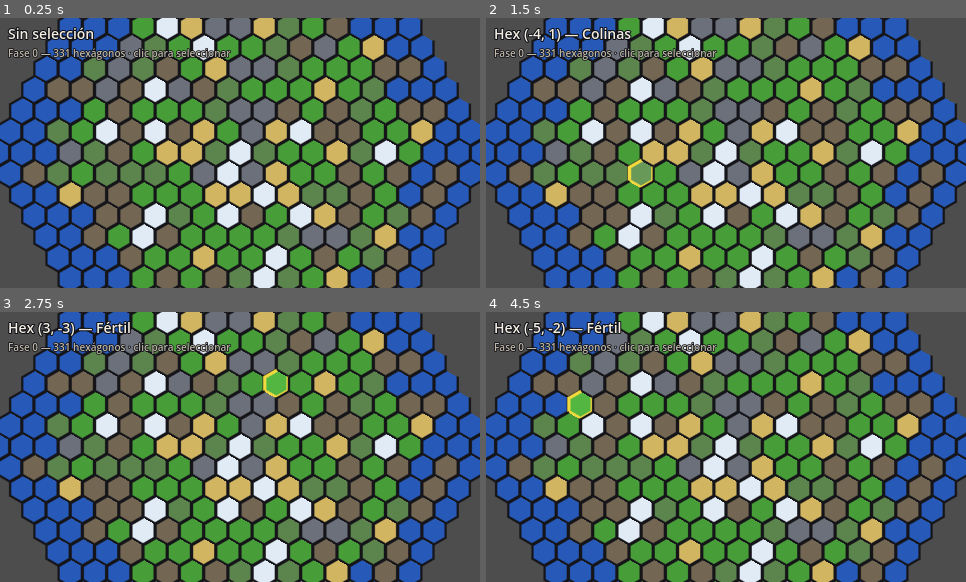
Above: before the commit, frames 1-4 (two rows, left to right).
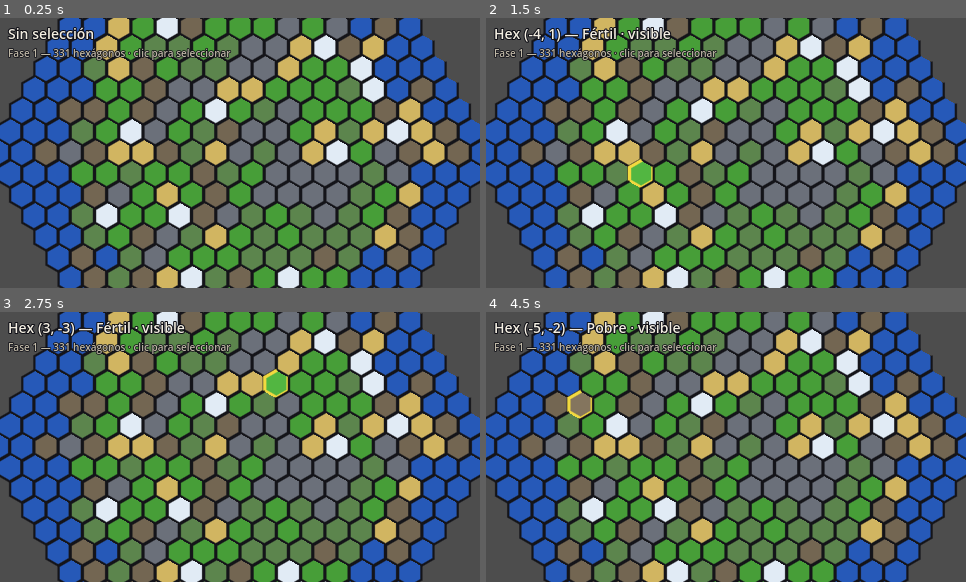
Above: after the commit, the same moments.

Repository: rcruz63/towns
Game: Godot game, scene res://scenes/main.tscn
Two runs of this game, one before a commit and one after it. Both use one fixed random seed, a clock stepped at 60 frames per second and the inputs below.
Inputs (mouse positions are in pixels of both pictures, inside the frame that each line leads up to):
- Up to frame 1 (0.25 s): no input
- Up to frame 2 (1.5 s): tap Enter at 0.5 s; move the mouse to (831, 139) at 0.52 s; click (831, 139) at 0.67 s; tap Space at 1.25 s; move the mouse to (630, 166) at 1.27 s; click (630, 166) at 1.42 s
- Up to frame 3 (2.75 s): tap Enter at 2 s; move the mouse to (288, 387) at 2.02 s; click (288, 387) at 2.17 s
- Up to frame 4 (4.5 s): tap Space at 2.75, 4.25 s; move the mouse to (702, 501) at 2.77 s; click (702, 501) at 2.92 s; tap Enter at 3.5 s; move the mouse to (870, 487) at 3.52 s; click (870, 487) at 3.67 s; move the mouse to (582, 406) at 4.27 s; click (582, 406) at 4.42 s

The runs differ from the first frame. In frame 1, 47% of the frame differs, in the area x 4-98%, y 0-100%; in frame 2, 47%; in frame 3, 47%; in frame 4, 47%.

Commit message:
feat: Fase 1 Modelo HexCell y generacion con semilla

Diff:
--- a/game/scenes/main.gd
+++ b/game/scenes/main.gd
@@ -4,12 +4,19 @@
 @onready var _info_label: Label = $UI/HUD/Margin/VBox/InfoLabel
 @onready var _hint_label: Label = $UI/HUD/Margin/VBox/HintLabel
 
+const FOG_NAMES = {
+	HexCell.FogState.HIDDEN: "oculto",
+	HexCell.FogState.REVEALED: "revelado",
+	HexCell.FogState.VISIBLE: "visible"
+}
+
 
 func _ready() -> void:
 	_hex_map.hex_selected.connect(_on_hex_selected)
-	_hint_label.text = "Fase 0 — %d hexágonos · clic para seleccionar" % _hex_map.get_cell_count()
+	_hint_label.text = "Fase 1 — %d hexágonos · clic para seleccionar" % _hex_map.get_cell_count()
 	_info_label.text = "Sin selección"
 
 
-func _on_hex_selected(coords: Vector2i, _terrain: TerrainDefs.Type, terrain_name: String) -> void:
-	_info_label.text = "Hex (%d, %d) — %s" % [coords.x, coords.y, terrain_name]
+func _on_hex_selected(coords: Vector2i, _terrain_id: String, terrain_name: String, fog_state: int) -> void:
+	var fog_text = FOG_NAMES.get(fog_state, "desconocido")
+	_info_label.text = "Hex (%d, %d) — %s · %s" % [coords.x, coords.y, terrain_name, fog_text]
--- /dev/null
+++ b/game/scripts/core/terrain_catalog.gd
@@ -0,0 +1,44 @@
+## Catálogo estático que centraliza todos los tipos de terreno disponibles.
+class_name TerrainCatalog
+extends RefCounted
+
+## Diccionario de [id: String] -> [TerrainDef].
+static var _data: Dictionary = {}
+
+## Colores y estilos globales heredados de Fase 0 para la vista.
+const OUTLINE := Color(0.08, 0.08, 0.10)
+const SELECTED_TINT := Color(1.15, 1.15, 1.15)
+const SELECTED_OUTLINE := Color(0.95, 0.85, 0.25)
+
+
+## Inicializa el catálogo con los 7 terrenos base.
+static func _static_init() -> void:
+	_register("ocean", "Océano", ["water"], Color(0.15, 0.35, 0.72))
+	_register("fertile", "Fértil", ["fertile"], Color(0.28, 0.62, 0.22))
+	_register("desert", "Desierto", ["arid"], Color(0.82, 0.71, 0.38))
+	_register("poor", "Pobre", ["poor"], Color(0.45, 0.40, 0.32))
+	_register("snow", "Nieve", ["cold"], Color(0.88, 0.92, 0.96))
+	_register("mountain", "Montaña", ["mining", "elevated"], Color(0.42, 0.44, 0.48))
+	_register("hills", "Colinas", ["hills"], Color(0.36, 0.52, 0.30))
+
+
+static func _register(id: String, display_name: String, tags: Array, color: Color) -> void:
+	_data[id] = TerrainDef.new(id, display_name, PackedStringArray(tags), color)
+
+
+## Devuelve la definición de un terreno por su ID.
+## [returns] TerrainDef o null si no existe.
+static func get_def(id: String) -> TerrainDef:
+	return _data.get(id)
+
+
+## Devuelve el nombre legible de un terreno.
+static func get_terrain_name(id: String) -> String:
+	var def := get_def(id)
+	return def.display_name if def else "Desconocido"
+
+
+## Devuelve el color de un terreno para el dibujo placeholder.
+static func get_color(id: String) -> Color:
+	var def := get_def(id)
+	return def.color if def else Color.MAGENTA
--- /dev/null
+++ b/game/scripts/core/terrain_def.gd
@@ -0,0 +1,30 @@
+## Definición de un tipo de terreno y sus propiedades base.
+class_name TerrainDef
+extends RefCounted
+
+## ID técnico en snake_case (ej: "fertile").
+var terrain_id: String
+
+## Nombre legible para el jugador en la interfaz.
+var display_name: String
+
+## Clave para buscar el sprite correspondiente (en Fase 1 es igual al ID).
+var sprite_key: String
+
+## Etiquetas que definen qué se puede construir o qué reglas aplican (ej: ["mining", "elevated"]).
+var build_tags: PackedStringArray
+
+## Color representativo usado como placeholder visual.
+var color: Color
+
+
+## [param p_id] ID técnico.
+## [param p_name] Nombre en español.
+## [param p_tags] Etiquetas de construcción.
+## [param p_color] Color base.
+func _init(p_id: String, p_name: String, p_tags: PackedStringArray, p_color: Color) -> void:
+	terrain_id = p_id
+	display_name = p_name
+	sprite_key = p_id
+	build_tags = p_tags
+	color = p_color
--- a/game/scripts/core/terrain_defs.gd
+++ /dev/null
@@ -1,45 +0,0 @@
-## Catálogo mínimo de terrenos (placeholder Fase 0).
-class_name TerrainDefs
-extends RefCounted
-
-enum Type {
-	OCEAN,
-	FERTILE,
-	DESERT,
-	POOR,
-	SNOW,
-	MOUNTAIN,
-	HILLS,
-}
-
-const NAMES: PackedStringArray = [
-	"Océano",
-	"Fértil",
-	"Desierto",
-	"Pobre",
-	"Nieve",
-	"Montaña",
-	"Colinas",
-]
-
-const COLORS: PackedColorArray = [
-	Color(0.15, 0.35, 0.72), # océano
-	Color(0.28, 0.62, 0.22), # fértil
-	Color(0.82, 0.71, 0.38), # desierto
-	Color(0.45, 0.40, 0.32), # pobre
-	Color(0.88, 0.92, 0.96), # nieve
-	Color(0.42, 0.44, 0.48), # montaña
-	Color(0.36, 0.52, 0.30), # colinas
-]
-
-const OUTLINE := Color(0.08, 0.08, 0.10)
-const SELECTED_TINT := Color(1.15, 1.15, 1.15)
-const SELECTED_OUTLINE := Color(0.95, 0.85, 0.25)
-
-
-static func name_for(terrain: Type) -> String:
-	return NAMES[terrain]
-
-
-static func color_for(terrain: Type) -> Color:
-	return COLORS[terrain]
--- a/game/scripts/map/hex_map_view.gd
+++ b/game/scripts/map/hex_map_view.gd
@@ -1,82 +1,52 @@
+## Nodo encargado de la representación visual del mapa y la gestión de entrada del usuario.
+## Actúa como la "Vista" en el patrón Modelo-Vista.
 extends Node2D
 
-signal hex_selected(coords: Vector2i, terrain: TerrainDefs.Type, terrain_name: String)
+## Emitida cuando el usuario selecciona un hexágono.
+## [param coords] Coordenadas axiales.
+## [param terrain_id] ID técnico del terreno.
+## [param terrain_name] Nombre legible en español.
+## [param fog_state] Estado de visibilidad actual.
+signal hex_selected(coords: Vector2i, terrain_id: String, terrain_name: String, fog_state: int)
 
 @export var map_radius: int = 10
 @export var hex_size: float = 14.0
-@export var map_seed: int = 4242
+@export var map_seed: int = 1234
 
-var _cells: Dictionary = {} # Vector2i -> TerrainDefs.Type
+var _hex_map: HexMap
 var _selected: Vector2i = Vector2i(9999, 9999)
 var _has_selection := false
 
 
 func _ready() -> void:
+	_hex_map = HexMap.new()
 	_generate_map()
 	queue_redraw()
 
 
+## Solicita al modelo que genere un nuevo mapa.
 func _generate_map() -> void:
-	_cells.clear()
-	var rng := RandomNumberGenerator.new()
-	rng.seed = map_seed
-	var origin := Vector2i.ZERO
-
-	for coords in HexMath.disk(origin, map_radius):
-		var dist := HexMath.axial_distance(coords, origin)
-		var terrain := _pick_terrain(dist, map_radius, rng)
-		_cells[coords] = terrain
-
-
-func _pick_terrain(dist: int, radius: int, rng: RandomNumberGenerator) -> TerrainDefs.Type:
-	if dist >= radius:
-		return TerrainDefs.Type.OCEAN
-	if dist >= radius - 1:
-		return TerrainDefs.Type.OCEAN if rng.randf() < 0.7 else TerrainDefs.Type.POOR
-	if dist >= radius - 2:
-		var roll := rng.randi_range(0, 99)
-		if roll < 40:
-			return TerrainDefs.Type.OCEAN
-		if roll < 65:
-			return TerrainDefs.Type.POOR
-		if roll < 85:
-			return TerrainDefs.Type.DESERT
-		return TerrainDefs.Type.HILLS
-
-	var roll := rng.randi_range(0, 99)
-	if roll < 22:
-		return TerrainDefs.Type.FERTILE
-	if roll < 38:
-		return TerrainDefs.Type.HILLS
-	if roll < 52:
-		return TerrainDefs.Type.POOR
-	if roll < 64:
-		return TerrainDefs.Type.DESERT
-	if roll < 76:
-		return TerrainDefs.Type.MOUNTAIN
-	if roll < 86:
-		return TerrainDefs.Type.SNOW
-	if roll < 94:
-		return TerrainDefs.Type.FERTILE
-	return TerrainDefs.Type.HILLS
+	_hex_map.generate(map_seed, map_radius)
 
 
 func _draw() -> void:
-	var sorted: Array[Vector2i] = []
-	for coords in _cells.keys():
-		sorted.append(coords)
+	if not _hex_map:
+		return
+
+	var sorted: Array = _hex_map.get_all_coords()
 	sorted.sort_custom(_sort_draw_order)
 
 	for coords in sorted:
+		var cell := _hex_map.get_cell(coords)
 		var center := HexMath.axial_to_pixel(coords.x, coords.y, hex_size)
-		var terrain: TerrainDefs.Type = _cells[coords]
-		var fill := TerrainDefs.color_for(terrain)
-		var outline := TerrainDefs.OUTLINE
+
+		var fill := TerrainCatalog.get_color(cell.terrain_id)
+		var outline := TerrainCatalog.OUTLINE
 		var line_width := 1.0
 
 		if _has_selection and coords == _selected:
-			fill = fill * TerrainDefs.SELECTED_TINT
-			outline = TerrainDefs.SELECTED_OUTLINE
+			fill = fill * TerrainCatalog.SELECTED_TINT
+			outline = TerrainCatalog.SELECTED_OUTLINE
 			line_width = 2.0
 
 		var corners := HexMath.hex_corners(center, hex_size * 0.96)
@@ -84,8 +54,8 @@
 		draw_polyline(corners, outline, line_width, true)
 
 
+## Ordena las celdas para un dibujado coherente (de norte a sur).
 func _sort_draw_order(a: Vector2i, b: Vector2i) -> bool:
-	# Dibujar filas más al norte primero para solapado coherente.
 	if a.y == b.y:
 		return a.x < b.x
 	return a.y < b.y
@@ -98,18 +68,21 @@
 			_try_select_at(get_local_mouse_position())
 
 
+## Intenta seleccionar la celda bajo la posición local del ratón.
 func _try_select_at(local: Vector2) -> void:
 	var coords := HexMath.pixel_to_axial(local, hex_size)
-	if not _cells.has(coords):
+	if not _hex_map.has_cell(coords):
 		return
 
 	_selected = coords
 	_has_selection = true
 	queue_redraw()
 
-	var terrain: TerrainDefs.Type = _cells[coords]
-	hex_selected.emit(coords, terrain, TerrainDefs.name_for(terrain))
+	var cell := _hex_map.get_cell(coords)
+	var terrain_name := TerrainCatalog.get_terrain_name(cell.terrain_id)
+	hex_selected.emit(coords, cell.terrain_id, terrain_name, cell.fog_state)
 
 
+## Devuelve la cantidad de celdas en el mapa actual.
 func get_cell_count() -> int:
-	return _cells.size()
+	return _hex_map.get_cell_count() if _hex_map else 0
--- /dev/null
+++ b/game/scripts/model/hex_cell.gd
@@ -0,0 +1,35 @@
+## Representa los datos de una única celda en el mapa.
+## Clase de datos pura sin lógica de vista.
+class_name HexCell
+extends RefCounted
+
+## Estado de visibilidad de una celda (niebla de guerra).
+enum FogState {
+	HIDDEN,   # No explorado, negro total.
+	REVEALED, # Explorado antes pero fuera de visión actual (grisáceo).
+	VISIBLE   # En rango de visión actual.
+}
+
+## Identificador único del tipo de terreno (debe existir en TerrainCatalog).
+var terrain_id: String
+
+## Lista de entidades presentes en la celda (p. ej. unidades, recursos).
+## Reservado para Fase 2+.
+var entities: Array = []
+
+## Identificador del edificio construido en esta celda. Cadena vacía si no hay ninguno.
+var building_id: String = ""
+
+## Estado actual de la niebla de guerra para el jugador.
+var fog_state: int = FogState.VISIBLE
+
+## Coordenadas axiales de la celda. Útil para depuración y referencia inversa.
+var coords: Vector2i
+
+
+## Constructor de la celda.
+## [param p_coords] Coordenadas (q, r).
+## [param p_terrain_id] ID del terreno inicial.
+func _init(p_coords: Vector2i, p_terrain_id: String) -> void:
+	coords = p_coords
+	terrain_id = p_terrain_id
--- /dev/null
+++ b/game/scripts/model/hex_map.gd
@@ -0,0 +1,52 @@
+## Contenedor principal del mapa que gestiona las celdas y su acceso.
+class_name HexMap
+extends RefCounted
+
+## Semilla con la que se generó este mapa.
+var map_seed: int
+
+## Radio del mapa en hexágonos.
+var radius: int
+
+## Origen central del mapa.
+var origin: Vector2i
+
+## Almacén de celdas: Vector2i -> HexCell.
+var _cells: Dictionary = {}
+
+
+## Genera o regenera el mapa usando el MapGenerator.
+## [param p_seed] Semilla aleatoria.
+## [param p_radius] Radio del disco.
+## [param p_origin] Centro del mapa.
+func generate(p_seed: int, p_radius: int, p_origin: Vector2i = Vector2i.ZERO) -> void:
+	var new_map := MapGenerator.generate(p_seed, p_radius, p_origin)
+	_cells = new_map._cells
+	map_seed = p_seed
+	radius = p_radius
+	origin = p_origin
+
+
+## Devuelve la celda en las coordenadas indicadas.
+## [returns] HexCell o null si la celda no existe en el mapa.
+func get_cell(coords: Vector2i) -> HexCell:
+	return _cells.get(coords)
+
+
+## Verifica si existe una celda en las coordenadas indicadas.
+func has_cell(coords: Vector2i) -> bool:
+	return _cells.has(coords)
+
+
+## Devuelve el número total de celdas generadas.
+func get_cell_count() -> int:
+	return _cells.size()
+
+
+## Devuelve todas las coordenadas de las celdas presentes en el mapa.
+## Útil para iterar y dibujar.
+func get_all_coords() -> Array[Vector2i]:
+	var keys: Array[Vector2i] = []
+	for key in _cells.keys():
+		keys.append(key)
+	return keys
--- /dev/null
+++ b/game/scripts/systems/map_generator.gd
@@ -0,0 +1,68 @@
+## Sistema encargado de la generación procedural y determinista del mapa.
+class_name MapGenerator
+extends RefCounted
+
+## Genera un objeto HexMap completo basado en una semilla y radio.
+## [param seed] Semilla para el generador aleatorio.
+## [param radius] Radio del mapa (disco).
+## [param origin] Celda central del mapa.
+## [returns] Un HexMap listo para ser usado por la vista.
+static func generate(p_seed: int, p_radius: int, p_origin: Vector2i = Vector2i.ZERO) -> HexMap:
+	var map := HexMap.new()
+	map.map_seed = p_seed
+	map.radius = p_radius
+	map.origin = p_origin
+
+	var rng := RandomNumberGenerator.new()
+	rng.seed = p_seed
+
+	for coords in HexMath.disk(p_origin, p_radius):
+		var dist := HexMath.axial_distance(coords, p_origin)
+		var terrain_id := _pick_terrain(dist, p_radius, rng)
+
+		# Mejora opcional: clusters de montañas
+		if dist < p_radius - 2 and terrain_id != "mountain":
+			for neighbor_coords in HexMath.axial_neighbors(coords):
+				if map.has_cell(neighbor_coords):
+					var neighbor := map.get_cell(neighbor_coords)
+					if neighbor.terrain_id == "mountain" and rng.randf() < 0.15:
+						terrain_id = "mountain"
+						break
+
+		var cell := HexCell.new(coords, terrain_id)
+		map._cells[coords] = cell
+
+	return map
+
+
+## Lógica de selección de terreno basada en la distancia al centro y probabilidad.
+## [param dist] Distancia al centro.
+## [param radius] Radio total del mapa.
+## [param rng] Generador de números aleatorios con semilla.
+static func _pick_terrain(dist: int, radius: int, rng: RandomNumberGenerator) -> String:
+	# Borde exterior: Océano puro
+	if dist >= radius:
+		return "ocean"
+
+	# Primer anillo interior: Océano mayoritario, algo de tierra pobre
+	if dist >= radius - 1:
+		return "ocean" if rng.randf() < 0.7 else "poor"
+
+	# Segundo anillo: Mezcla de costa
+	if dist >= radius - 2:
+		var roll := rng.randi_range(0, 99)
+		if roll < 40: return "ocean"
+		if roll < 65: return "poor"
+		if roll < 85: return "desert"
+		return "hills"
+
+	# Interior: Distribución continental
+	var roll := rng.randi_range(0, 99)
+	if roll < 22: return "fertile"
+	if roll < 38: return "hills"
+	if roll < 52: return "poor"
+	if roll < 64: return "desert"
+	if roll < 76: return "mountain"
+	if roll < 86: return "snow"
+	if roll < 94: return "fertile"
+	return "hills"
Not shown, added: game/scripts/core/terrain_catalog.gd.uid
Not shown, added: game/scripts/core/terrain_def.gd.uid
Not shown, removed: game/scripts/core/terrain_defs.gd.uid
Not shown, added: game/scripts/model/hex_cell.gd.uid
Not shown, added: game/scripts/model/hex_map.gd.uid
Not shown, added: game/scripts/systems/map_generator.gd.uid
Not shown, changed: docs/CONVENTIONS.md
Not shown, changed: docs/WORK_PACKAGES.md
Not shown, added: docs/packages/001-PROMPT-implementador.md
Not shown, added: docs/packages/001-hex-cell-y-generacion.md
Not shown, changed: docs/packages/README.md
Not shown, added: tmp/diff1.txt
